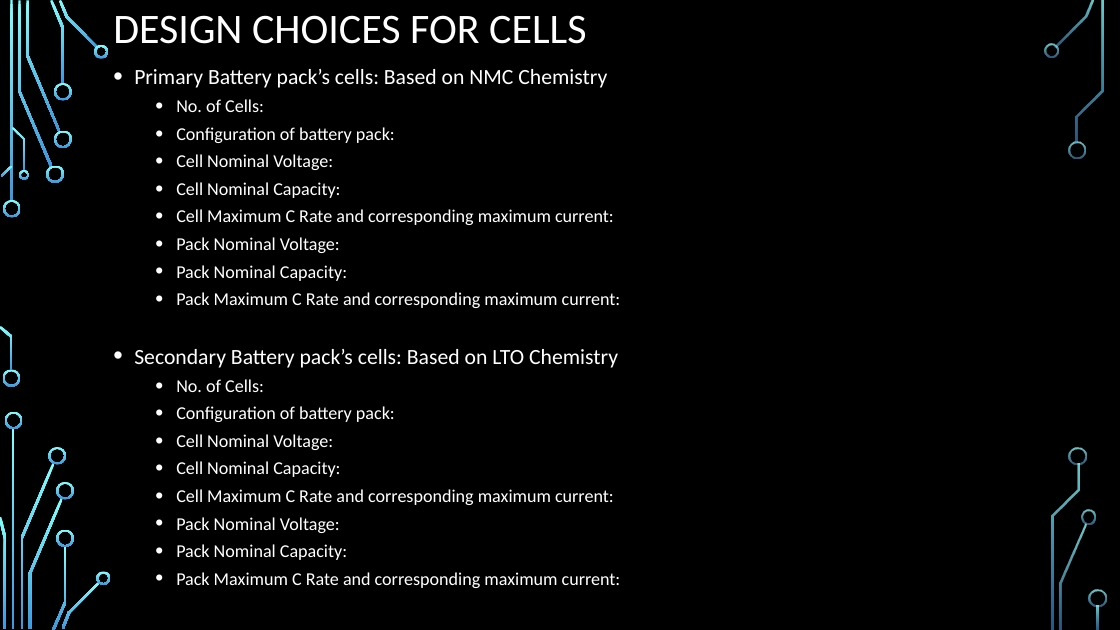
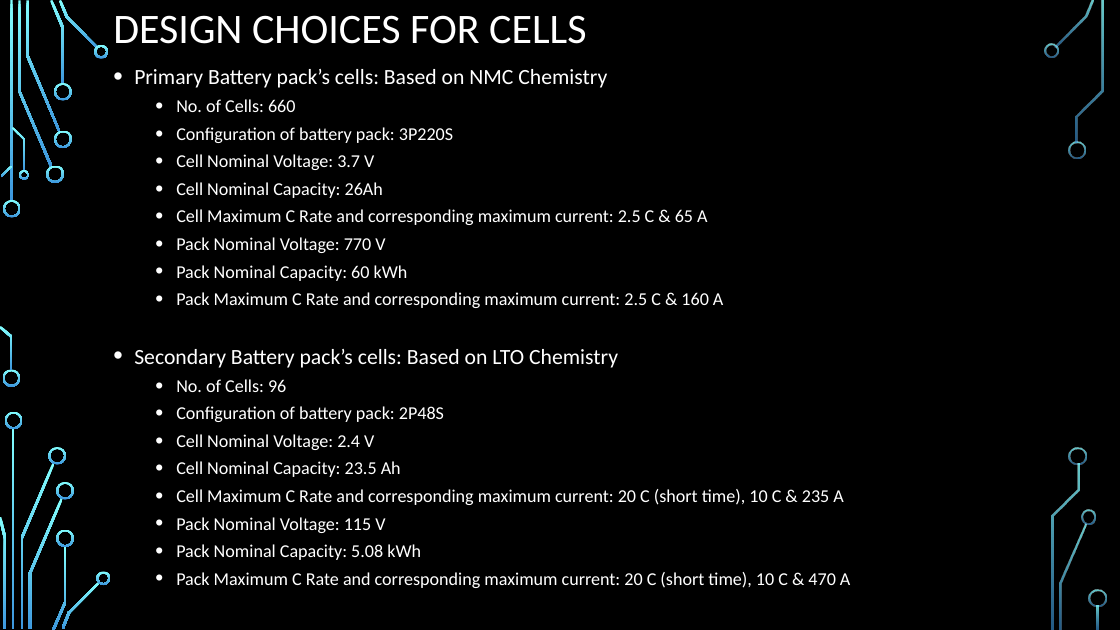
Before and after one commit to KaustavBis/MATLAB-Simulink, a slide deck: slide 5 of Dual-Battery System for High-Performance Driving.pptm. Drawn at 1120x630 pixels with LibreOffice and Linux fonts; fonts in the diff are those of the drawing; background and template pictures are left out. Boxes give left, top, right and bottom in pixels: in the first picture for what was removed or moved away, otherwise in the second. Text is boxed around its words. In the diff, an @@ line names an element or a change of style, - is before the commit and + after.

```diff
--- a/Dual-Battery System for High-Performance Driving.pptm
+++ b/Dual-Battery System for High-Performance Driving.pptm
@@ text at (176, 99, 723, 308): text changed @@
-  • No. of Cells:
-  • Configuration of battery pack:
-  • Cell Nominal Voltage:
-  • Cell Nominal Capacity:
-  • Cell Maximum C Rate and corresponding maximum current:
-  • Pack Nominal Voltage:
-  • Pack Nominal Capacity:
-  • Pack Maximum C Rate and corresponding maximum current:
+  • No. of Cells: 660
+  • Configuration of battery pack: 3P220S
+  • Cell Nominal Voltage: 3.7 V
+  • Cell Nominal Capacity: 26Ah
+  • Cell Maximum C Rate and corresponding maximum current: 2.5 C & 65 A
+  • Pack Nominal Voltage: 770 V
+  • Pack Nominal Capacity: 60 kWh
+  • Pack Maximum C Rate and corresponding maximum current: 2.5 C & 160 A
@@ text at (176, 379, 850, 588): text changed @@
-  • No. of Cells:
-  • Configuration of battery pack:
-  • Cell Nominal Voltage:
-  • Cell Nominal Capacity:
-  • Cell Maximum C Rate and corresponding maximum current:
-  • Pack Nominal Voltage:
-  • Pack Nominal Capacity:
-  • Pack Maximum C Rate and corresponding maximum current:
+  • No. of Cells: 96
+  • Configuration of battery pack: 2P48S
+  • Cell Nominal Voltage: 2.4 V
+  • Cell Nominal Capacity: 23.5 Ah
+  • Cell Maximum C Rate and corresponding maximum current: 20 C (short time), 10 C & 235 A
+  • Pack Nominal Voltage: 115 V
+  • Pack Nominal Capacity: 5.08 kWh
+  • Pack Maximum C Rate and corresponding maximum current: 20 C (short time), 10 C & 470 A
```
Also in this commit, not shown: 2 other slides changed.
